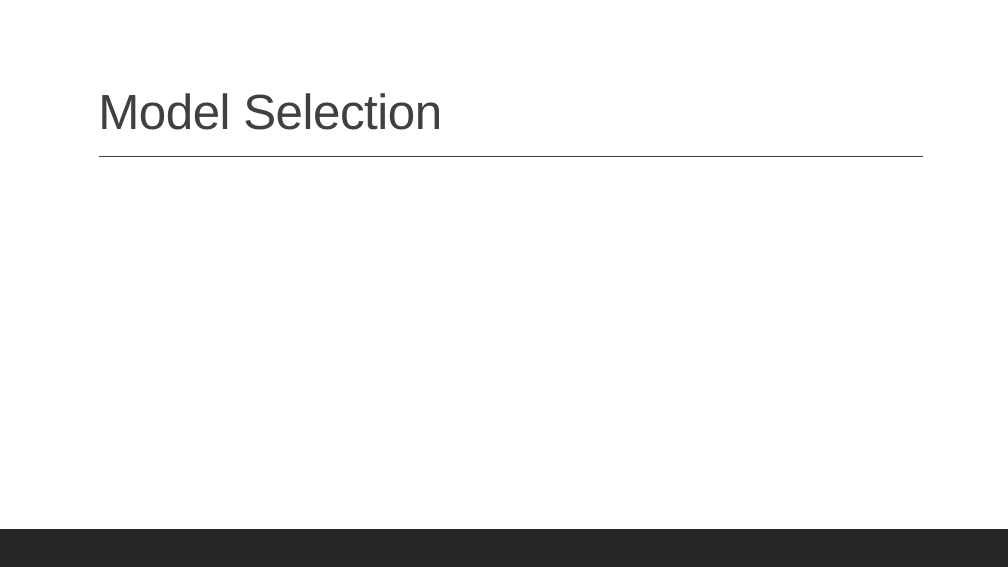
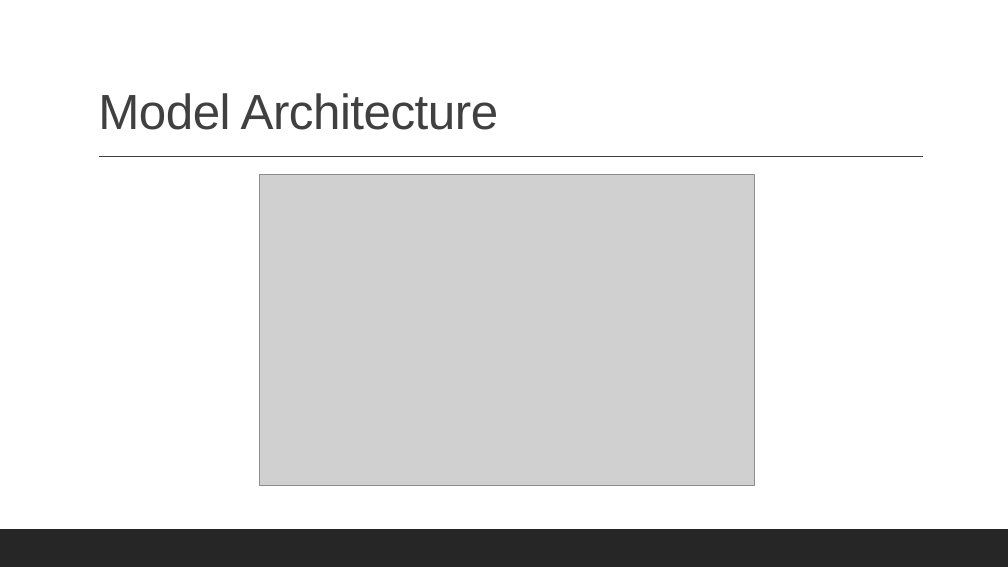
Before and after one commit to aferrodelgado/Project-4, a slide deck: slide 3 of Project 4 Presentation.pptx (slide 4 before the commit). Drawn at 1008x567 pixels with LibreOffice and Linux fonts; fonts in the diff are those of the drawing; grey boxes stand for pictures. Boxes give left, top, right and bottom in pixels: in the first picture for what was removed or moved away, otherwise in the second. Text is boxed around its words. In the diff, an @@ line names an element or a change of style, - is before the commit and + after.

Commit message:
updating images and pptx

```diff
--- a/Project 4 Presentation.pptx
+++ b/Project 4 Presentation.pptx
@@ title at (98, 93, 499, 130): text changed @@
-Model Selection
+Model Architecture
@@ picture added at (259, 175, 755, 485) @@
```
Also in this commit, not shown: 3 slides added, 1 slide removed, 13 other files.
